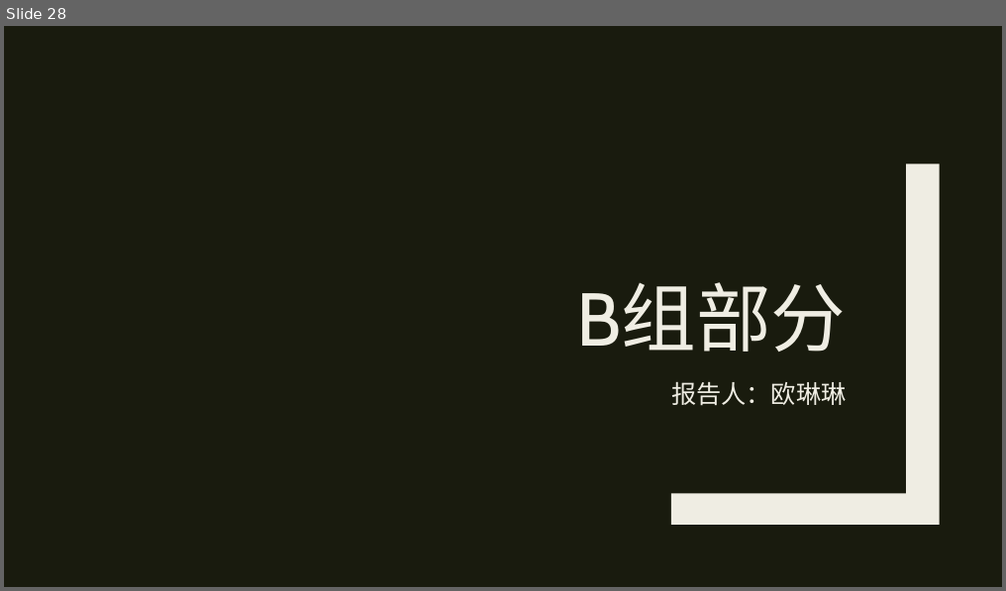
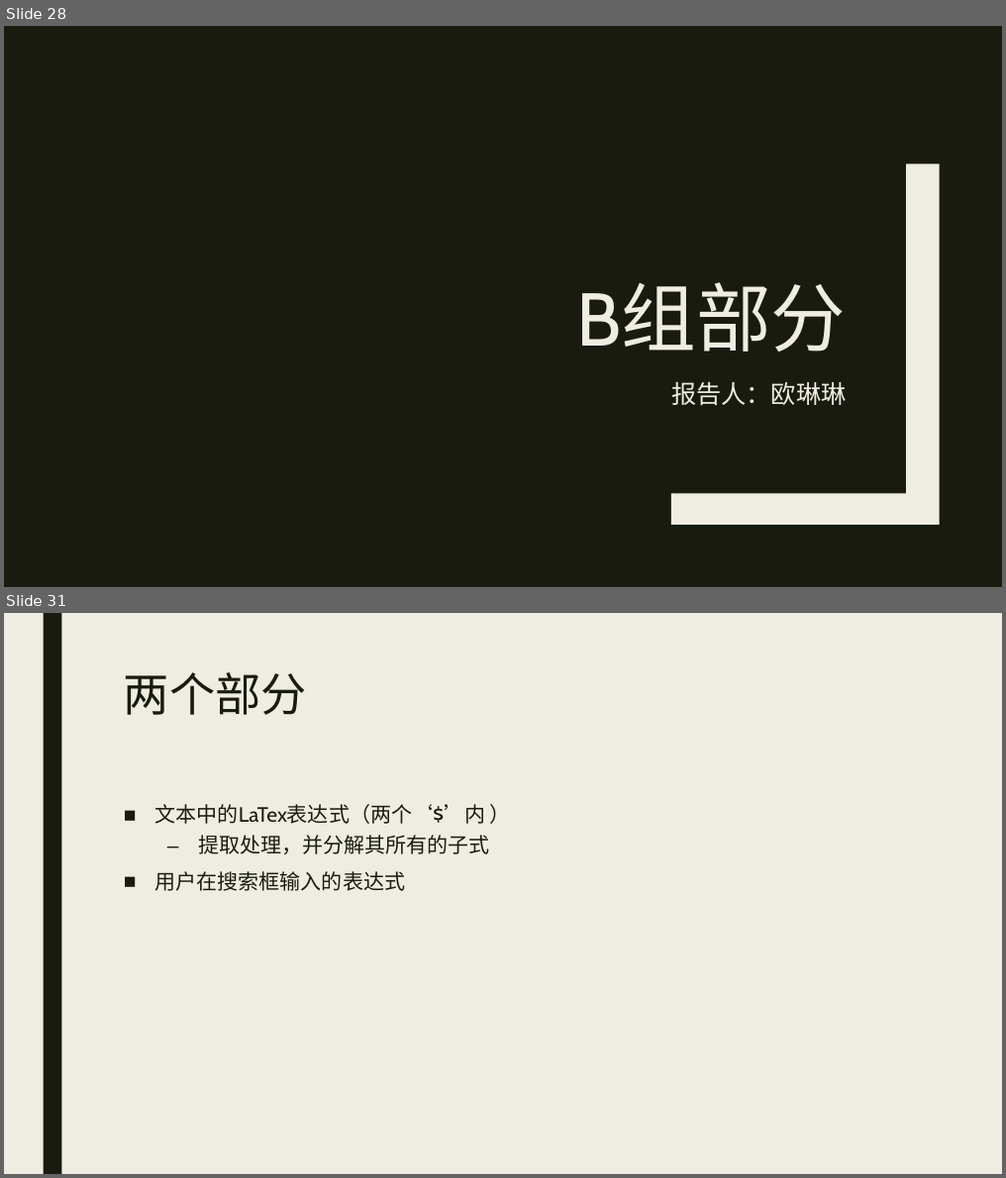
Before and after one commit to MU001999/maaath, a slide deck: docs/数据结构报告.pptx. Shown one above the other, each under a label of ours: slide 28 before the commit, slides 28 and 31 after it; the slides between them are not shown. The pictures are 1006x591 and 1006x1178 pixels, drawn with LibreOffice and Linux fonts; fonts in the diff are those of the drawing. Boxes give left, top, right and bottom in pixels: in the first picture for what was removed or moved away, otherwise in the second. Text is boxed around its words. In the diff, an @@ line names an element or a change of style, - is before the commit and + after.

```diff
--- a/docs/数据结构报告.pptx
+++ b/docs/数据结构报告.pptx
@@ slide 31 added at [4,613,1002,1174], background #EFEDE3 @@
@@ rectangle added at [43,613,61,1174], fill #191B0E @@
@@ title added at [124,672,307,715], 44 pt, text #191B0E @@
+两个部分
@@ text added at [155,804,490,891], 20 pt, text #191B0E @@
+■ 文本中的LaTex表达式（两个‘$’内 ）
+  – 提取处理，并分解其所有的子式
+■ 用户在搜索框输入的表达式
```
Also in this commit, not shown: 24 other slides added, 3 other files.
